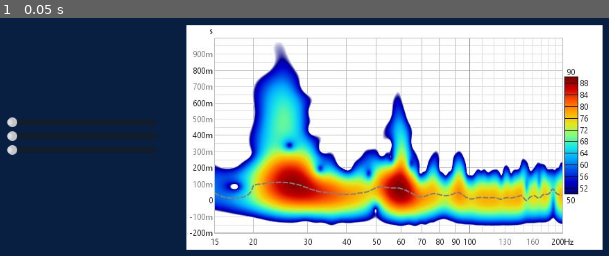
Above: before the commit, frame 1.
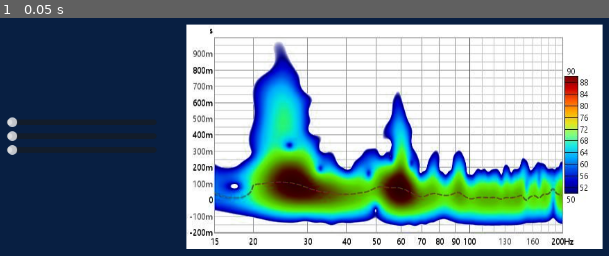
Above: after the commit, the same moment.

Repository: JDS890/CSC475-DSP-Visualisation
Game: Godot game, scene res://Scenes/UI_scene.tscn
The game is run twice, just before and just after one commit, with the same random seed, the same clock (stepped at 60 frames per second) and the same inputs. This scene is started directly instead of the project's main scene.
Inputs:
- Up to frame 1 (0.05 s): no input

The runs differ from the first frame. In frame 1, 16% of the frame differs, in the area x 30-100%, y 2-98%.

Commit message:
Planning meeting changes
Some quick minor changes that I'm not really aware of but happened during our planning meeting

Diff:
--- a/spectrum_2D/Scenes/UI_scene.tscn
+++ b/spectrum_2D/Scenes/UI_scene.tscn
@@ -1,6 +1,7 @@
-[gd_scene load_steps=2 format=3 uid="uid://c4o67e7m3gdh3"]
+[gd_scene load_steps=3 format=3 uid="uid://c4o67e7m3gdh3"]
 
 [ext_resource type="Texture2D" uid="uid://yf33lwb2ua2q" path="res://Temp Dev Stuff/mock_spectro.jpg" id="1_5jl3g"]
+[ext_resource type="Texture2D" uid="uid://cpsragnatfm5l" path="res://Temp Dev Stuff/mock_spectro.png" id="2_prri6"]
 
 [node name="UICanvas" type="Control"]
 layout_mode = 3
@@ -19,6 +20,21 @@
 grow_vertical = 2
 color = Color(0.0313726, 0.121569, 0.258824, 1)
 
+[node name="BaseSpectro" type="TextureRect" parent="."]
+layout_mode = 1
+anchors_preset = 8
+anchor_left = 0.5
+anchor_top = 0.5
+anchor_right = 0.5
+anchor_bottom = 0.5
+offset_left = -300.0
+offset_top = -163.0
+offset_right = 300.0
+offset_bottom = 161.0
+grow_horizontal = 2
+grow_vertical = 2
+texture = ExtResource("1_5jl3g")
+
 [node name="VoiceSpectro" type="TextureRect" parent="."]
 modulate = Color(0.32549, 1, 1, 1)
 layout_mode = 1
@@ -33,22 +49,7 @@
 offset_bottom = 162.0
 grow_horizontal = 2
 grow_vertical = 2
-texture = ExtResource("1_5jl3g")
-
-[node name="BaseSpectro" type="TextureRect" parent="."]
-layout_mode = 1
-anchors_preset = 8
-anchor_left = 0.5
-anchor_top = 0.5
-anchor_right = 0.5
-anchor_bottom = 0.5
-offset_left = -300.0
-offset_top = -162.0
-offset_right = 300.0
-offset_bottom = 162.0
-grow_horizontal = 2
-grow_vertical = 2
-texture = ExtResource("1_5jl3g")
+texture = ExtResource("2_prri6")
 
 [node name="VBoxContainer" type="VBoxContainer" parent="."]
 layout_mode = 1
--- a/spectrum_2D/Scenes/show_spectrum.tscn
+++ b/spectrum_2D/Scenes/show_spectrum.tscn
@@ -1,6 +1,6 @@
 [gd_scene load_steps=3 format=3 uid="uid://c633ie5gm1vgp"]
 
-[ext_resource type="Script" path="res://show_spectrum.gd" id="1_81mf2"]
+[ext_resource type="Script" path="res://Scripts/show_spectrum.gd" id="1_81mf2"]
 [ext_resource type="AudioStream" uid="uid://cv35sxexi0i0g" path="res://Audio Samples/maldita.ogg" id="2_x1acf"]
 
 [node name="ShowSpectrum" type="Node2D"]
Renamed: spectrum_2D/show_spectrum.gd -> spectrum_2D/Scripts/show_spectrum.gd
